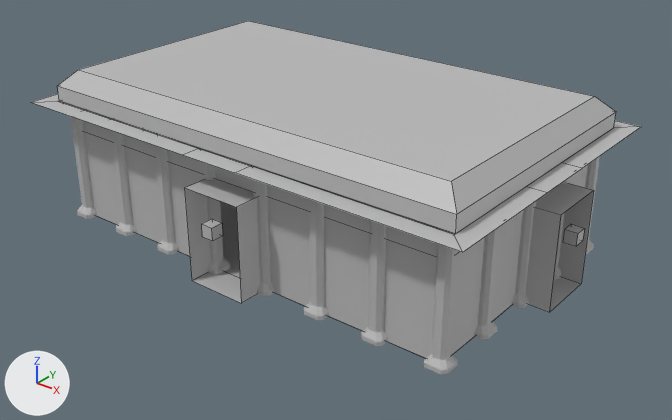
A saved change to the FBX model Assets/Models/Room 01.fbx.
Rendered twice from a camera (50 mm lens) standing at (17.15, -20.93, 13.82) and looking at (0.69, -0.34, 1.06). Every picture has the same lights, and +X, +Y and +Z are marked at lower left. Mesh edges are drawn as thin lines on the coarser meshes. Where no turn or scale is listed for an object, it has been applied to the vertices.

The first picture shows 'Roof', 'Room_01', 'Room_01_nav', 'piller_01', 'piller_015', 'piller_016', 'piller_019', 'piller_022', 'piller_023', 'piller_024', 'piller_025', 'piller_026'.
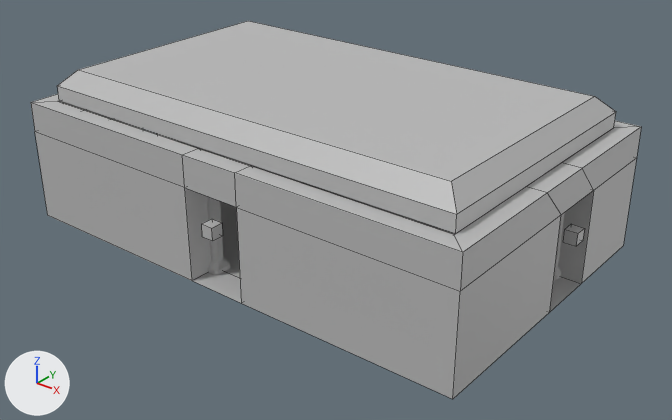
The change, as a diff of the scene's bpy script:
```diff
--- a/Assets/Models/Room 01.fbx.py
+++ b/Assets/Models/Room 01.fbx.py
@@ me_mesh @@
 # used by ob_room_01; parent = ob_done; location = (0.0, 0.0, 0.0)
-me_mesh.from_pydata(...)  # 76 vertices, 60 faces; spans x -20.0..20.0, y 0.0..10.0, z -12.5..12.5
+me_mesh.from_pydata(...)  # 84 vertices, 80 faces; spans x -20.0..20.0, y 0.0..10.0, z -12.5..12.5
+# me_mesh part 1
+# 8 vertices are added at x -20.0..20.0, y 0.0..7.5, z -12.5..12.5
+# 20 new faces join them
 me_mesh.materials.append(mat_lambert1)
```

Where the change shows, as pixel boxes (x1, y1, x2, y2) in the pictures (672 x 420 px):
'Room_01', reshaped (15% taller): before (32, 94, 641, 358); after (31, 94, 641, 399)
part 1 of me_mesh, added: after (31, 102, 641, 399)
'piller_024', unchanged, covered by the edit: before (424, 244, 457, 375)
'piller_023', unchanged, covered by the edit: before (361, 220, 387, 346)
'piller_022', unchanged, covered by the edit: before (304, 199, 328, 320)
'piller_025', unchanged, covered by the edit: before (475, 227, 499, 339)
